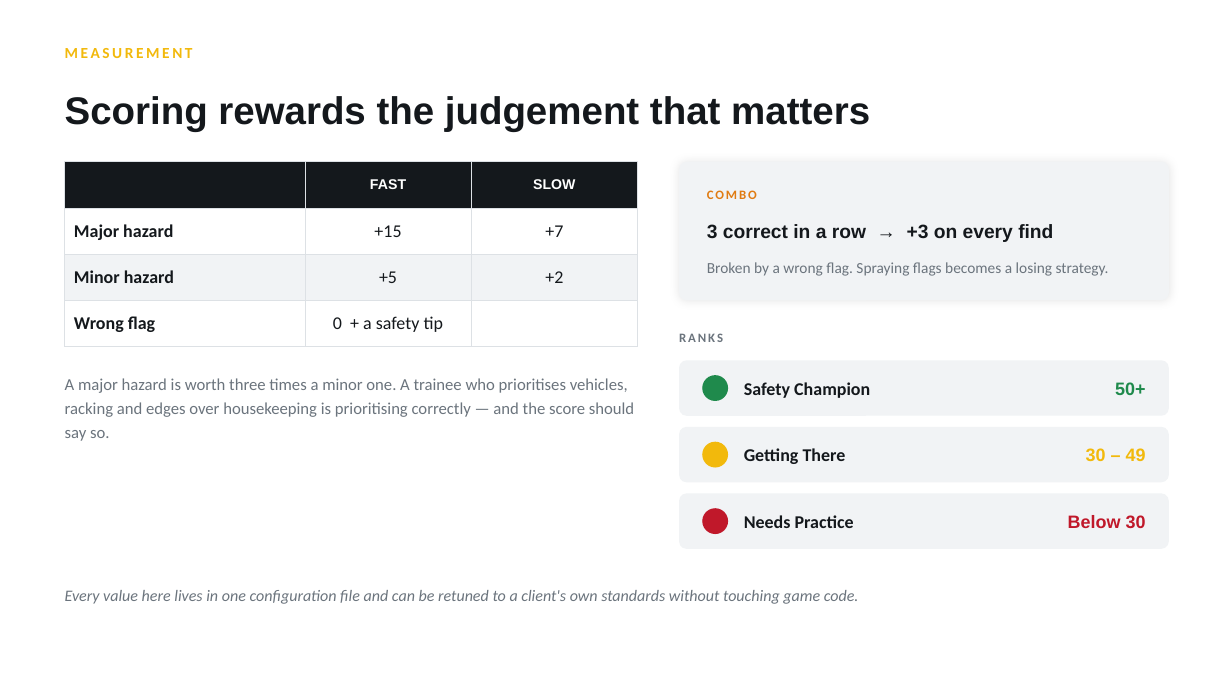
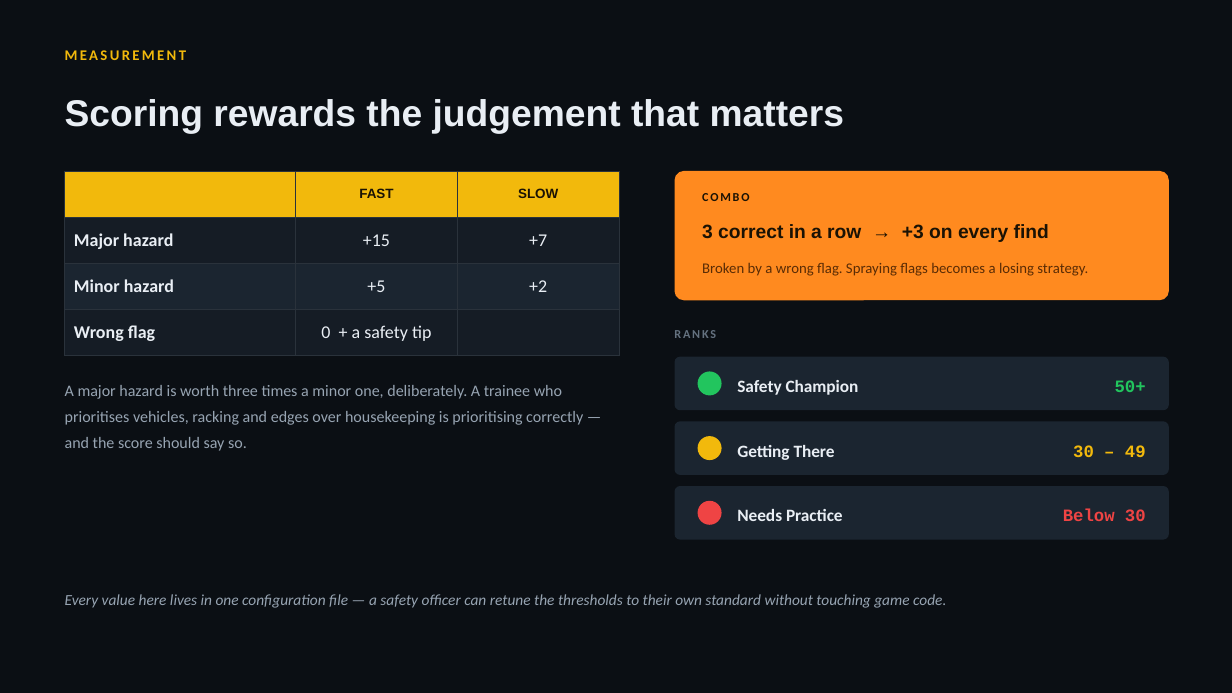
Before and after one commit to kushalthewave/interprize-project, a slide deck: slide 9 of Beat-The-Hazard-Presentation.pptx. Drawn at 1232x693 pixels with LibreOffice and Linux fonts; fonts in the diff are those of the drawing. Boxes give left, top, right and bottom in pixels: in the first picture for what was removed or moved away, otherwise in the second. Text is boxed around its words. In the diff, an @@ line names an element or a change of style, - is before the commit and + after.

```diff
--- a/Beat-The-Hazard-Presentation.pptx
+++ b/Beat-The-Hazard-Presentation.pptx
@@ background #FFFFFF to #0B0F14 @@
@@ text "MEASUREMENT" at box(65, 50, 186, 60): size 12 to 11.5 pt, letter spacing 2 to 1.8 pt; line spacing 1 to 1.2 @@
@@ text "Scoring rewards the judgement that ..." at box(65, 99, 844, 133): size 30 to 29 pt, text colour #14181C to #E9EEF4; line spacing 1 to 1.1 @@
@@ table at box(65, 171, 619, 345) @@
@@ fill #14181C to #F2B90C in row 1 @@
@@ fill #FFFFFF to #151C25 in 6 cells @@
@@ fill #F1F3F5 to #1B2530 in row 3 @@
@@ size 11 to 10.5 pt, text colour #FFFFFF to #1A1204 in "FAST", "SLOW" @@
@@ text colour #14181C to #E9EEF4 in "Major hazard", "+15", "+7", "Minor hazard" and 4 more places @@
@@ borders changed @@
@@ table: place and size @@
-table at box(65, 162, 638, 336)
+table at box(65, 171, 619, 345)
@@ rounded rectangle: place and size @@
-rounded rectangle at box(679, 162, 1169, 300)
+rounded rectangle at box(675, 171, 1169, 300)
@@ rounded rectangle at box(675, 171, 1169, 300): fill #F1F3F5 to #FF8A1F; shadow off; proportions changed @@
@@ text "COMBO" at box(702, 193, 749, 201): size 10 to 9.5 pt, text colour #E07B12 to #1A1204, letter spacing 1.5 to 1.4 pt; line spacing 1 to 1.2; vertical alignment middle to top @@
@@ text "3 correct in a row ..." at box(702, 224, 1049, 242): text colour #14181C to #1A1204; line spacing 1 to 1.2; vertical alignment middle to top @@
@@ text "Broken by a wrong flag. ..." at box(702, 262, 1088, 276): size 12 to 11.5 pt, text colour #6B747D to #5A2C05 @@
@@ text "RANKS" at box(674, 330, 716, 338): size 10 to 9.5 pt, text colour #6B747D to #64717F, letter spacing 1.5 to 1.4 pt; line spacing 1 to 1.2; vertical alignment middle to top @@
@@ rounded rectangle: place and size @@
-rounded rectangle at box(679, 360, 1169, 416)
+rounded rectangle at box(675, 357, 1169, 410)
@@ text "50+" at box(1115, 380, 1146, 392): size 14 to 13.5 pt, font Arial to Courier New, text colour #1F8A4C to #22C55E; line spacing 1 to 1.2 @@
@@ text at box(65, 385, 583, 451): text changed; size 13 to 12.5 pt; text colour #6B747D to #97A4B2 @@
-A major hazard is worth three times a minor one. A trainee who prioritises vehicles, racking and edges over housekeeping is prioritising correctly — and the score should say so.
+A major hazard is worth three times a minor one, deliberately. A trainee who prioritises vehicles, racking and edges over housekeeping is prioritising correctly — and the score should say so.
@@ ellipse at box(698, 372, 722, 396): fill #1F8A4C to #22C55E @@
@@ rounded rectangle: place and size @@
-rounded rectangle at box(679, 427, 1169, 482)
+rounded rectangle at box(675, 421, 1169, 475)
@@ text "30 – 49": place and size @@
-text "30 – 49" at box(1086, 448, 1146, 462)
+text "30 – 49" at box(1073, 445, 1146, 457)
@@ text "30 – 49" at box(1073, 445, 1146, 457): size 14 to 13.5 pt, font Arial to Courier New; line spacing 1 to 1.2 @@
@@ fill #F1F3F5 to #1B2530; proportions changed in 3 elements at box(675, 357, 1169, 410), box(675, 421, 1169, 475), box(675, 486, 1169, 540) @@
@@ rounded rectangle: place and size @@
-rounded rectangle at box(679, 494, 1169, 549)
+rounded rectangle at box(675, 486, 1169, 540)
@@ 3 ellipses: place and size @@
-3 ellipses at box(702, 375, 728, 534)
+3 ellipses at box(698, 372, 722, 525)
@@ ellipse at box(698, 501, 722, 525): fill #C0182A to #EF4444 @@
@@ size 14 to 13.5 pt, text colour #14181C to #E9EEF4; line spacing 1 to 1.2 in 3 elements at box(737, 380, 859, 395), box(737, 445, 835, 460), box(737, 509, 843, 521) @@
@@ text "Needs Practice": place and size @@
-text "Needs Practice" at box(744, 515, 854, 528)
+text "Needs Practice" at box(737, 509, 843, 521)
@@ text "Below 30" at box(1063, 509, 1146, 521): size 14 to 13.5 pt, font Arial to Courier New, text colour #C0182A to #EF4444; line spacing 1 to 1.2 @@
@@ text at box(65, 594, 946, 608): text changed; size 12.5 to 12 pt; text colour #6B747D to #97A4B2 @@
-Every value here lives in one configuration file and can be retuned to a client's own standards without touching game code.
+Every value here lives in one configuration file — a safety officer can retune the thresholds to their own standard without touching game code.
```
Also in this commit, not shown: 9 other slides changed, 8 slides added, 5 slides removed, 2 other files.
